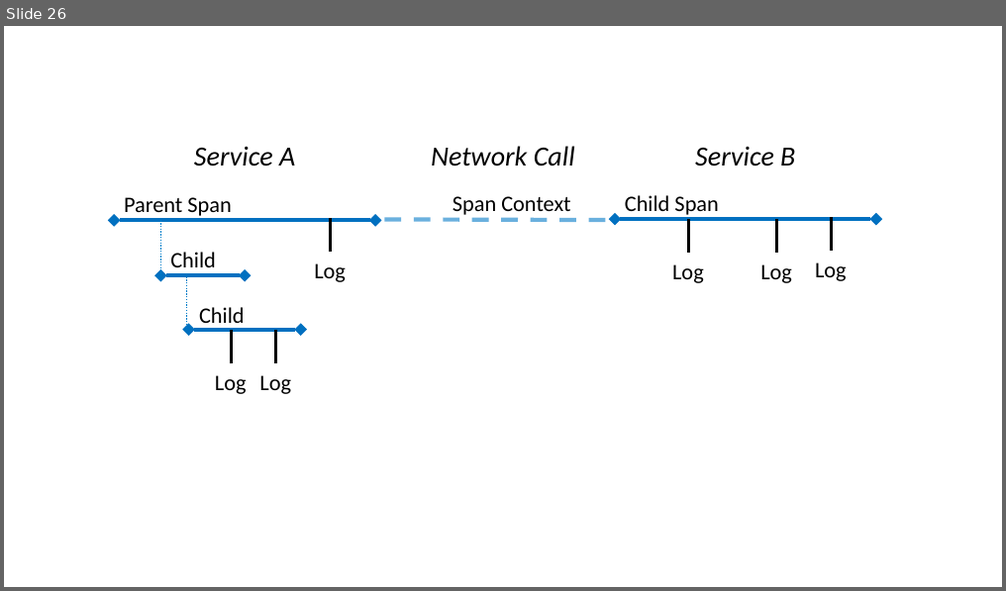
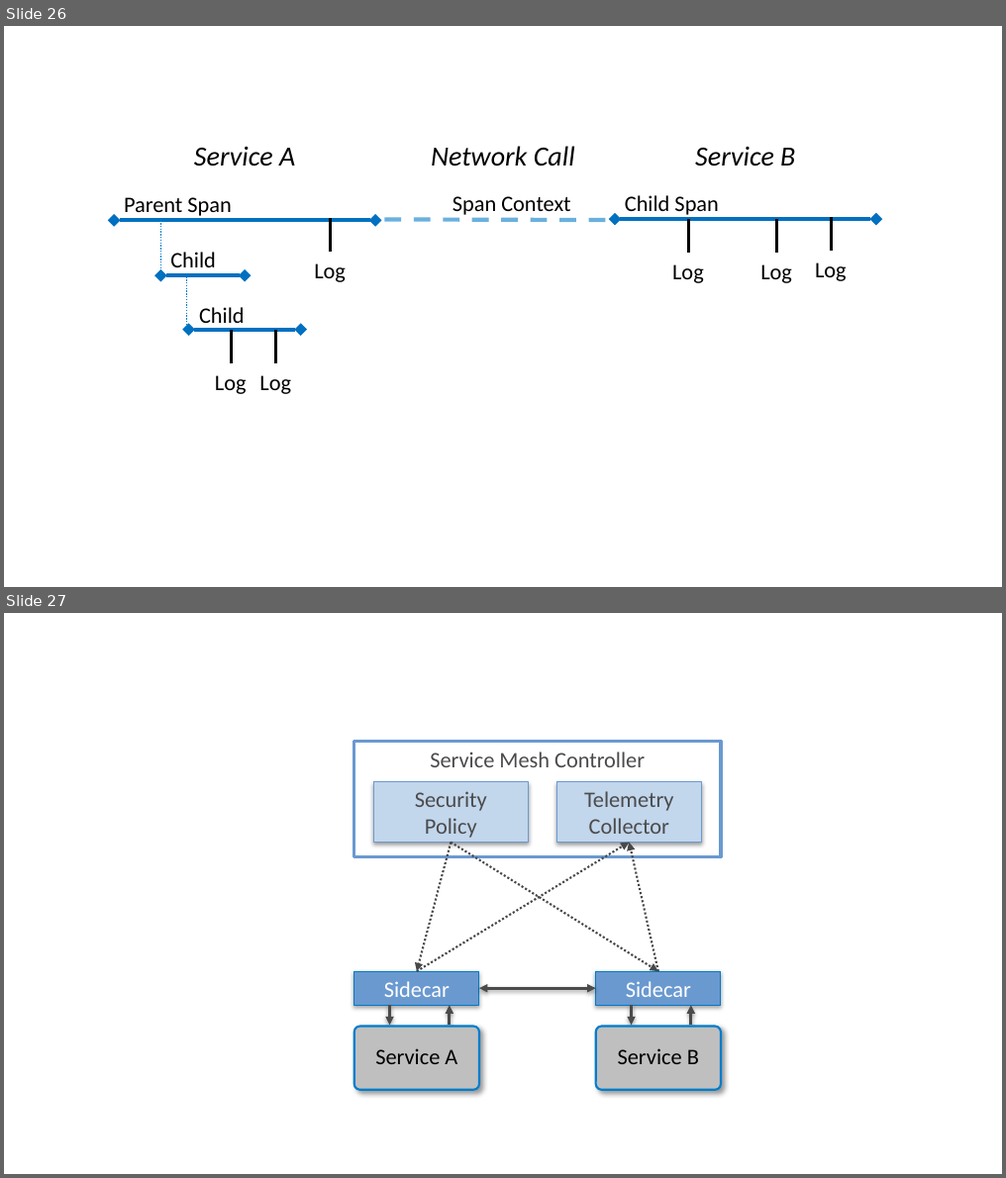
Before and after one commit to SystemsApproach/ops, a slide deck: figures.pptx. Shown one above the other, each under a label of ours: slide 26 before the commit, slides 26 and 27 after it. The pictures are 1006x591 and 1006x1178 pixels, drawn with LibreOffice and Linux fonts; fonts in the diff are those of the drawing. Boxes give left, top, right and bottom in pixels: in the first picture for what was removed or moved away, otherwise in the second. Text is boxed around its words. In the diff, an @@ line names an element or a change of style, - is before the commit and + after.

```diff
--- a/figures.pptx
+++ b/figures.pptx
@@ slide 27 added at (x1=4, y1=613, x2=1002, y2=1174), background #FFFFFF @@
@@ rectangle added at (x1=354, y1=741, x2=721, y2=858), fill #FFFFFF, outline #6A99D0 2.25 pt, 16 pt, text #4B4B4B @@
+Service Mesh Controller
@@ rectangle added at (x1=373, y1=782, x2=528, y2=843), fill #C2D6EC, outline #6A99D0 0.75 pt, 16 pt, text #4B4B4B @@
+Security
+Policy
@@ rectangle added at (x1=556, y1=782, x2=702, y2=843), fill #C2D6EC, outline #6A99D0 0.75 pt, 16 pt, text #4B4B4B @@
+Telemetry
+Collector
@@ arrow added from (417, 971) to (629, 843), #494949 1.5 pt dashed @@
@@ arrow added from (451, 843) to (417, 971), #494949 1.5 pt dashed @@
@@ arrow added from (451, 843) to (658, 971), #494949 1.5 pt dashed @@
@@ arrow added from (658, 971) to (629, 843), #494949 1.5 pt dashed @@
@@ rectangle added at (x1=354, y1=971, x2=479, y2=1005), fill #6A99D0, outline #007AC8 0.75 pt, 16 pt, text #FFFFFF @@
+Sidecar
@@ double arrow added from (479, 988) to (596, 988), #4B4B4B 2 pt @@
@@ rectangle added at (x1=596, y1=971, x2=721, y2=1005), fill #6A99D0, outline #007AC8 0.75 pt, 16 pt, text #FFFFFF @@
+Sidecar
@@ rounded rectangle added at (x1=354, y1=1026, x2=479, y2=1090), fill #BFBFBF, outline #007DCC 1.5 pt, 16 pt, text #000000 @@
+Service A
@@ arrow added from (389, 1005) to (389, 1025), #4B4B4B 2 pt @@
@@ arrow added from (450, 1025) to (450, 1005), #4B4B4B 2 pt @@
@@ rounded rectangle added at (x1=596, y1=1026, x2=721, y2=1090), fill #BFBFBF, outline #007DCC 1.5 pt, 16 pt, text #000000 @@
+Service B
@@ arrow added from (632, 1005) to (632, 1025), #4B4B4B 2 pt @@
@@ arrow added from (691, 1025) to (691, 1005), #4B4B4B 2 pt @@
```
Also in this commit, not shown: 1 other file.
